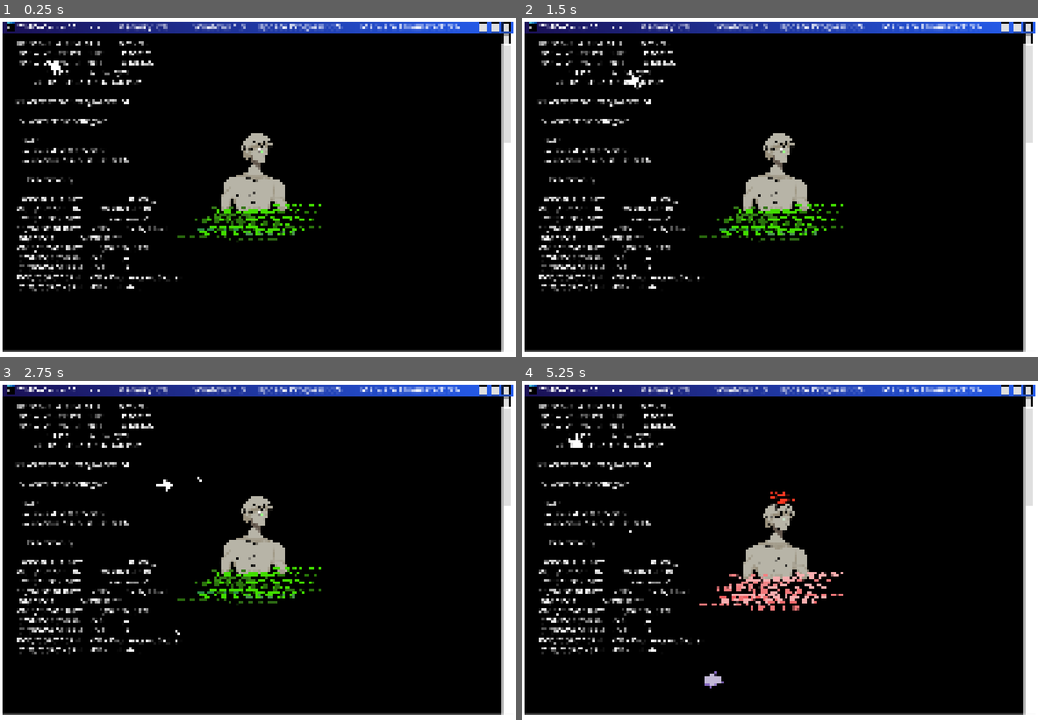
Above: before the commit, frames 1-4 (two rows, left to right).
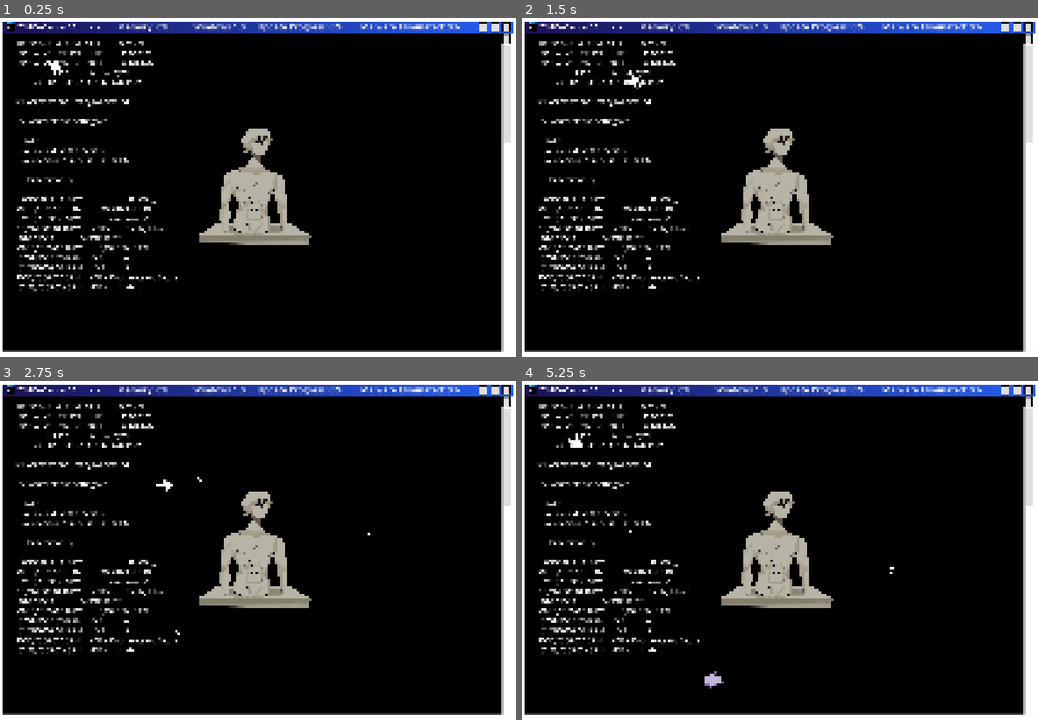
Above: after the commit, the same moments.

Repository: HaroldHuynh/2026GameJam
Game: Godot game, scene res://levels/level_1.tscn
Two runs of this game, one before a commit and one after it. Both use one fixed random seed, a clock stepped at 60 frames per second and the inputs below.
Inputs (mouse positions are in pixels of both pictures, inside the frame that each line leads up to):
- Up to frame 1 (0.25 s): no input
- Up to frame 2 (1.5 s): tap Enter at 0.5 s; move the mouse to (893, 170) at 0.52 s; hold D (right) 0.53-1.28 s; tap Space (attack) at 0.6, 1.35 s; move the mouse to (676, 204) at 1.27 s; hold S (down) from 1.28 s (still down)
- Up to frame 3 (2.75 s): move the mouse to (309, 475) at 2.02 s; release S (down) at 2.03 s; hold D (right) from 2.03 s (still down); hold Enter from 2.03 s (still down); tap Space (attack) at 2.3 s
- Up to frame 4 (5.25 s): move the mouse to (754, 618) at 2.77 s; release D (right) at 2.78 s; release Enter at 2.78 s; hold W (up) 2.78-3.53 s; tap Space (attack) at 2.85, 3.6, 4.55, 5.1 s; move the mouse to (934, 601) at 3.52 s; hold A (left) 3.53-5.03 s; move the mouse to (625, 499) at 4.27 s; tap Enter at 4.35 s; move the mouse to (805, 550) at 5.02 s; hold S (down) from 5.03 s (still down)

The runs differ from the first frame. In frame 1, 2.8% of the frame differs, in the area x 34-63%, y 32-67%; in frame 2, 2.8%; in frame 3, 2.8%; in frame 4, 3.0%, in the area x 34-73%, y 32-68%.

Commit message:
added asleep mikey

Diff:
--- a/levels/bomb.gd
+++ b/levels/bomb.gd
@@ -4,17 +4,18 @@
 @export var speed := 1000.0
 
 func _ready() -> void:
+	$AnimatedSprite2D.play("explode")
 	var timer1 := Timer.new()
-	timer1.wait_time = .5
+	timer1.wait_time = 1.0
 	timer1.one_shot = false
-	timer1.autostart = false
+	timer1.autostart = true
 	timer1.timeout.connect(on_timer1_finished)
 	add_child(timer1)
 
 	var timer2 := Timer.new()
-	timer2.wait_time = 1.0
+	timer2.wait_time = 2.0
 	timer2.one_shot = false
-	timer2.autostart = false
+	timer2.autostart = true
 	timer2.timeout.connect(on_timer2_finished)
 	add_child(timer2)
 
@@ -34,15 +35,16 @@
 	rotation = direction.angle() - PI / 2
 
 func _physics_process(delta: float) -> void:
-	$AnimatedSprite2D.play("explode")
 	global_position += direction * speed * delta
 
 
 
 func _on_area_2d_body_entered(body: Node2D) -> void:
+	print(body.name)
 	if body.name == "player":
 		get_parent()._on_enemy_spawner_hit_p()
 		queue_free()
 
 func stop_bomb() -> void:
 	direction = Vector2.ZERO
+	velocity = Vector2.ZERO
--- a/levels/bomb.tscn
+++ b/levels/bomb.tscn
@@ -51,6 +51,8 @@
 size = Vector2(32.999996, 25.899998)
 
 [node name="bomb" type="CharacterBody2D" unique_id=650161304]
+collision_layer = 4
+collision_mask = 2
 script = ExtResource("2_x7qnh")
 
 [node name="AnimatedSprite2D" type="AnimatedSprite2D" parent="." unique_id=1679159398]
@@ -61,6 +63,8 @@
 frame_progress = 0.4339368
 
 [node name="Area2D" type="Area2D" parent="." unique_id=253997292]
+collision_layer = 4
+collision_mask = 2
 
 [node name="CollisionShape2D" type="CollisionShape2D" parent="Area2D" unique_id=2109983839]
 position = Vector2(-8.0000305, -6.1035156e-05)
--- a/levels/boss.gd
+++ b/levels/boss.gd
@@ -13,17 +13,20 @@
 signal hit_player
 
 func _ready() -> void:
+	$AnimatedSprite2D.play("asleep")
+
+func nextStage() -> void:
 	alive = true
 	hp = 12
 
-	$AnimatedSprite2D.play("default")
-#timer for laser
+	$AnimatedSprite2D.play("awake")
+	#timer for laser
 	var laser_timer := Timer.new()
 	laser_timer.wait_time = laser_every_seconds
 	laser_timer.autostart = true
 	laser_timer.timeout.connect(fire_laser)
 	add_child(laser_timer)
-#timer for bombs
+	#timer for bombs
 	var bomb_timer := Timer.new()
 	bomb_timer.wait_time = bomb_every_seconds
 	bomb_timer.autostart = true
@@ -51,10 +54,11 @@
 	else:
 		push_warning("Boss could not find a node in the player group.")
 
-	$AnimatedSprite2D.play("default")
+	$AnimatedSprite2D.play("awake")
 	is_attacking = false
 
 func die():
+	alive = false
 	get_parent().updateCompletion(10)
 
 func _on_area_2d_body_entered(body: Node2D) -> void:
@@ -81,5 +85,5 @@
 	else:
 		push_warning("Boss could not find a node in the player group.")
 
-	$AnimatedSprite2D.play("default")
+	$AnimatedSprite2D.play("awake")
 	is_attacking = false
--- a/levels/laser.gd
+++ b/levels/laser.gd
@@ -16,6 +16,7 @@
 
 
 func _on_area_2d_body_entered(body: Node2D) -> void:
+	print(body.name)
 	if body.name == "player":
 		get_parent()._on_enemy_spawner_hit_p()
 		queue_free()
--- a/levels/level_1.gd
+++ b/levels/level_1.gd
@@ -69,6 +69,8 @@
 func updateCompletion(increase):
 	completion += increase
 	$Hud/CompletionLabel.text = "Malware Eliminated: " + str(completion) + "%"
+	if $Michelangelo.alive and completion >= 90:
+		$Michelangelo.nextStage()
 
 func damageUp():
 	$BulletManager.damage += 1
--- a/levels/michelangelo.tscn
+++ b/levels/michelangelo.tscn
@@ -7,9 +7,18 @@
 [ext_resource type="PackedScene" uid="uid://dr28arotq7uep" path="res://levels/bomb.tscn" id="3_7yivv"]
 [ext_resource type="Texture2D" uid="uid://bj10r37n68wd" path="res://assets/texture/angelo-attack1.png" id="3_c6ff3"]
 [ext_resource type="Texture2D" uid="uid://duevitpev4jfk" path="res://assets/texture/angelo-attack2.png" id="4_7yivv"]
+[ext_resource type="Texture2D" uid="uid://dfondrl4tgk0c" path="res://assets/texture/angelo-asleep.png" id="4_etlah"]
 
 [sub_resource type="SpriteFrames" id="SpriteFrames_s7pw8"]
 animations = [{
+"frames": [{
+"duration": 1.0,
+"texture": ExtResource("4_etlah")
+}],
+"loop": 1,
+"name": &"asleep",
+"speed": 5.0
+}, {
 "frames": [{
 "duration": 1.0,
 "texture": ExtResource("3_c6ff3")
@@ -29,7 +38,7 @@
 "texture": ExtResource("2_bfgim")
 }],
 "loop": 1,
-"name": &"default",
+"name": &"awake",
 "speed": 5.0
 }]
 
@@ -49,7 +58,7 @@
 
 [node name="AnimatedSprite2D" type="AnimatedSprite2D" parent="." unique_id=1714282601]
 sprite_frames = SubResource("SpriteFrames_s7pw8")
-animation = &"attack"
+animation = &"awake"
 
 [node name="CollisionShape2D" type="CollisionShape2D" parent="." unique_id=1578451107]
 position = Vector2(84.49998, -4.4999313)
Binary file added: assets/texture/angelo-asleep.png
Not shown, added: assets/texture/angelo-asleep.png.import
